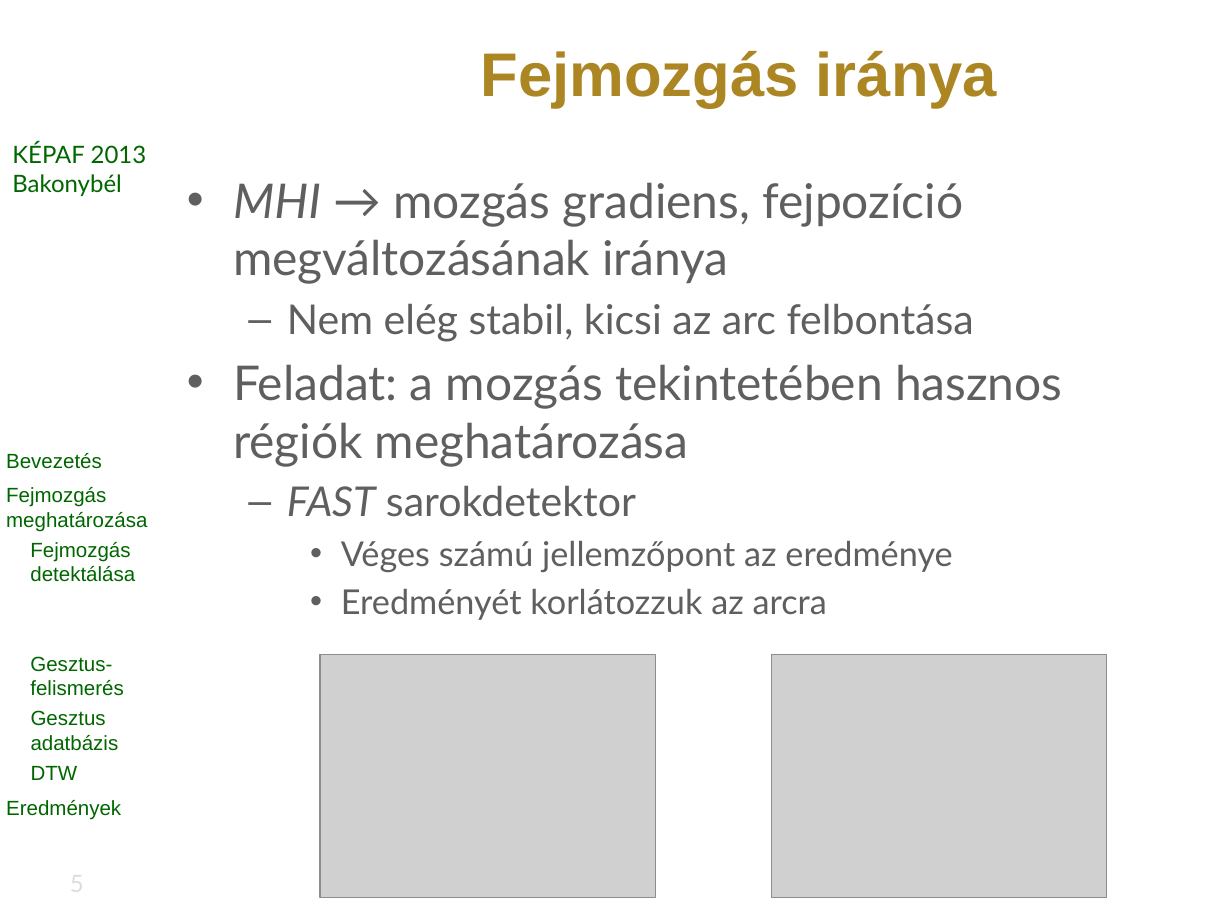
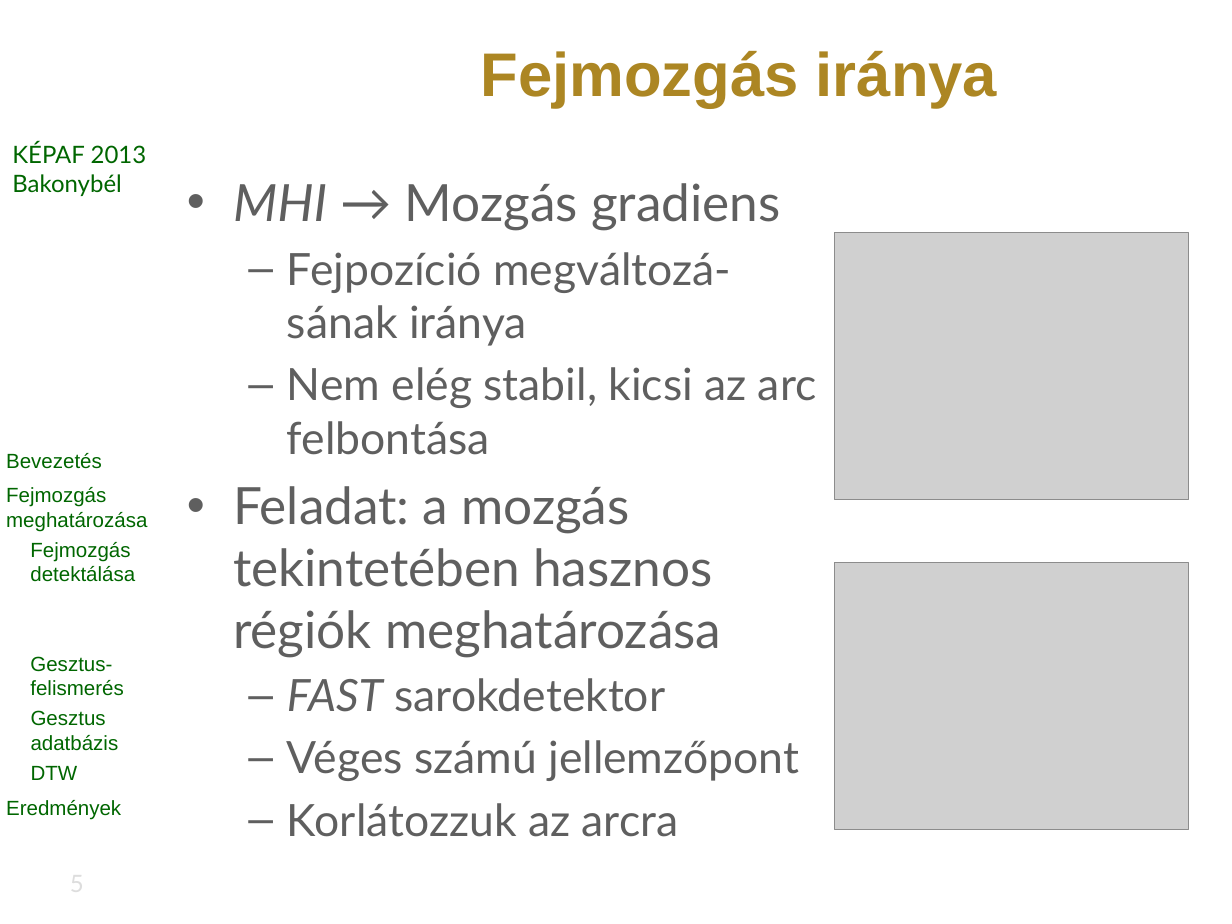
Before and after one commit to vohoaiviet/face-gesture-api, a slide deck: slide 5 of HeadMovement/research/kepaf/ppt/bertok.kornel.kepaf.2013.pptx. Drawn at 1232x924 pixels with LibreOffice and Linux fonts; fonts in the diff are those of the drawing; grey boxes stand for pictures; background and template pictures are left out. Boxes give left, top, right and bottom in pixels: in the first picture for what was removed or moved away, otherwise in the second. Text is boxed around its words. In the diff, an @@ line names an element or a change of style, - is before the commit and + after.

```diff
--- a/HeadMovement/research/kepaf/ppt/bertok.kornel.kepaf.2013.pptx
+++ b/HeadMovement/research/kepaf/ppt/bertok.kornel.kepaf.2013.pptx
@@ text at (x1=233, y1=183, x2=780, y2=346): text changed; size 28 to 26 pt @@
-• MHI → mozgás gradiens, fejpozíció megváltozásának iránya
+• MHI → Mozgás gradiens
+  – Fejpozíció megváltozá-sának iránya
@@ picture resized from (x1=320, y1=654, x2=655, y2=897) to (x1=834, y1=233, x2=1188, y2=500) @@
@@ text at (x1=233, y1=367, x2=817, y2=712): size 24 to 26 pt in "Nem elég stabil, kicsi az arc felbontása", "FAST sarokdetektor"; size 28 to 30 pt in "Feladat: a mozgás tekintetében hasznos régiók meghatározása" @@
@@ picture resized from (x1=771, y1=654, x2=1106, y2=897) to (x1=834, y1=563, x2=1188, y2=830) @@
@@ text at (x1=287, y1=740, x2=799, y2=837): text changed; size 20 to 26 pt @@
-    • Véges számú jellemzőpont az eredménye
-    • Eredményét korlátozzuk az arcra
+  – Véges számú jellemzőpont
+  – Korlátozzuk az arcra
```
Also in this commit, not shown: 13 other slides changed.
